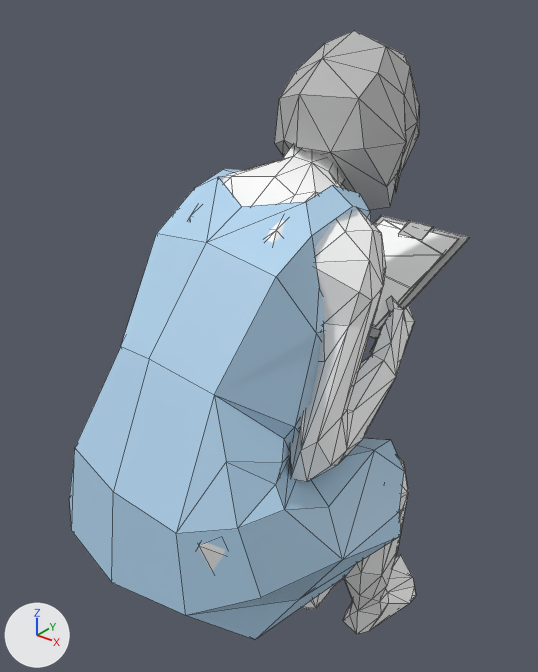
Before and after pictures for a commit that changed the FBX model Assets/Resources/Prefab/female_read.fbx.
Rendered twice from a 50 mm camera at (-3.696, 2.699, 1.283) aimed at (-4.42, 3.604, 0.722). Every picture has the same lights, and +X, +Y and +Z are marked at lower left. Mesh edges are drawn as thin lines. Where no turn or scale is listed for an object, it has been applied to the vertices.
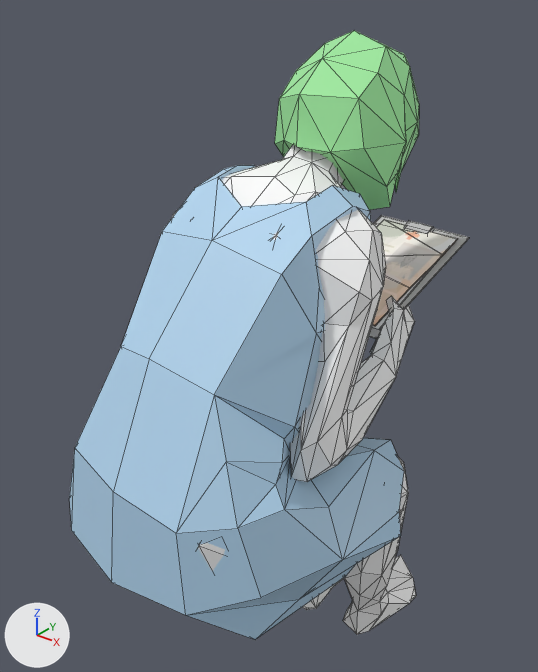
The newer file is also turned or shifted as a whole; pictures and numbers use the older file's frame.

The change, as a diff of the scene's bpy script:
```diff
--- a/Assets/Resources/Prefab/female_read.fbx.py
+++ b/Assets/Resources/Prefab/female_read.fbx.py
@@ mat_certificate @@
+mat_certificate = principled_material('Certificate')
+mat_certificate.texture = img_certificate_tga
@@ mat_light_green @@
+mat_light_green = principled_material('light_green')
+mat_light_green.base_color = (0.369, 0.876, 0.369)  # green #a4f1a4
@@ me_mesh @@
 # verts and faces of me_mesh; kept vertices keep their numbers, new ones are numbered from 781
-me_mesh.from_pydata(...)  # 781 vertices, 1414 faces; spans x -0.219..0.219, y -0.408..0.408, z -0.613..0.613
+me_mesh.from_pydata(...)  # 782 vertices, 1415 faces; spans x -0.219..0.219, y -0.408..0.408, z -0.613..0.613
+# me_mesh part 1
+delete_faces([(94, 95, 96, 97), (89, 94, 97, 90)])
+for i in [67, 75, 106, 259]: verts[i] += (0.0, 0.011, 0.0)
+verts[94] = (-0.069, 0.009, 0.402)  # moved
+verts[97] = (-0.059, -0.066, 0.436)  # moved, pixel (237, 165)
+verts[223] = (0.127, -0.147, 0.356)  # moved
+verts[244] = (-0.052, -0.175, 0.38)  # moved, pixel (190, 221)
+verts[245] = (0.091, -0.166, 0.387)  # moved, pixel (276, 235)
+verts[372] = (0.05, -0.238, 0.315)  # moved
+verts[373] = (-0.019, -0.239, 0.312)  # moved
+verts[781] = (-0.061, -0.026, 0.429)  # pixel (254, 165)
+faces += [(94, 95, 781), (89, 94, 781, 97, 90), (95, 96, 97, 781)]  # mat_blue1 (blue #b3d7f1)
+# me_mesh part 2
+# 6 vertices in x 0.073..0.101, y 0.135..0.369, z 0.143..0.246 move by (-0.002, 0.0, 0.0)
+# 4 vertices in x -0.1..-0.086, y 0.153..0.274, z 0.15..0.196 move by (0.002, 0.0, 0.0)
+# 8 vertices move from x -0.071..0.084, y 0.23..0.391, z 0.186..0.245 to x -0.07..0.083, y 0.23..0.391, z 0.186..0.245
+# me_mesh part 3: 1412 kept faces spanning x -0.219..0.219, y -0.408..0.408, z -0.613..0.613 get new texture (UV) coordinates
+# me_mesh part 4: 111 faces spanning x -0.089..0.129, y -0.023..0.238, z 0.364..0.613 switch from mat_lambert1 (grey #bcbcbc) to mat_light_green (green #a4f1a4)
+# me_mesh part 5: 13 faces spanning x -0.098..0.099, y 0.135..0.391, z 0.143..0.246 switch from mat_white (white #ffffff) to mat_certificate (picture img_certificate_tga)
 me_mesh.materials.append(mat_blue1)
```

Location of each change, (x1, y1, x2, y2) in pixels of the pictures (538 x 672 px; the box of a moved part takes in the faces that stretch with it):
part 1 of me_mesh, moved or reshaped
    before: (121, 169, 369, 427)
    after: (121, 165, 369, 427)
part 2 of me_mesh, moved or reshaped
    before: (398, 221, 434, 240)
    after: (404, 221, 434, 234)
part 3 of me_mesh, surface changed
    both: (120, 145, 462, 382)
part 4 of me_mesh, recoloured (grey to green)
    both: (275, 30, 419, 210)
part 5 of me_mesh, recoloured
    both: (373, 219, 458, 326)
